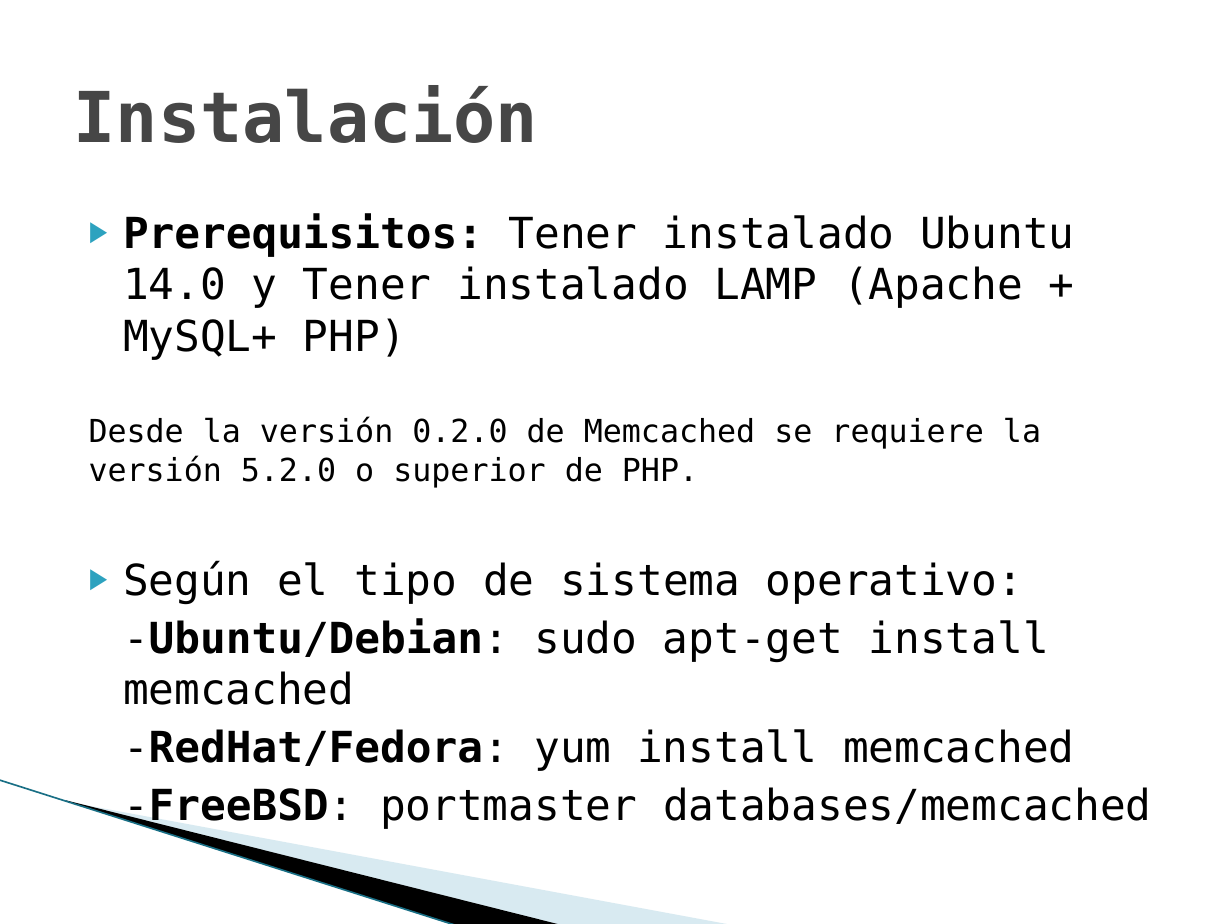
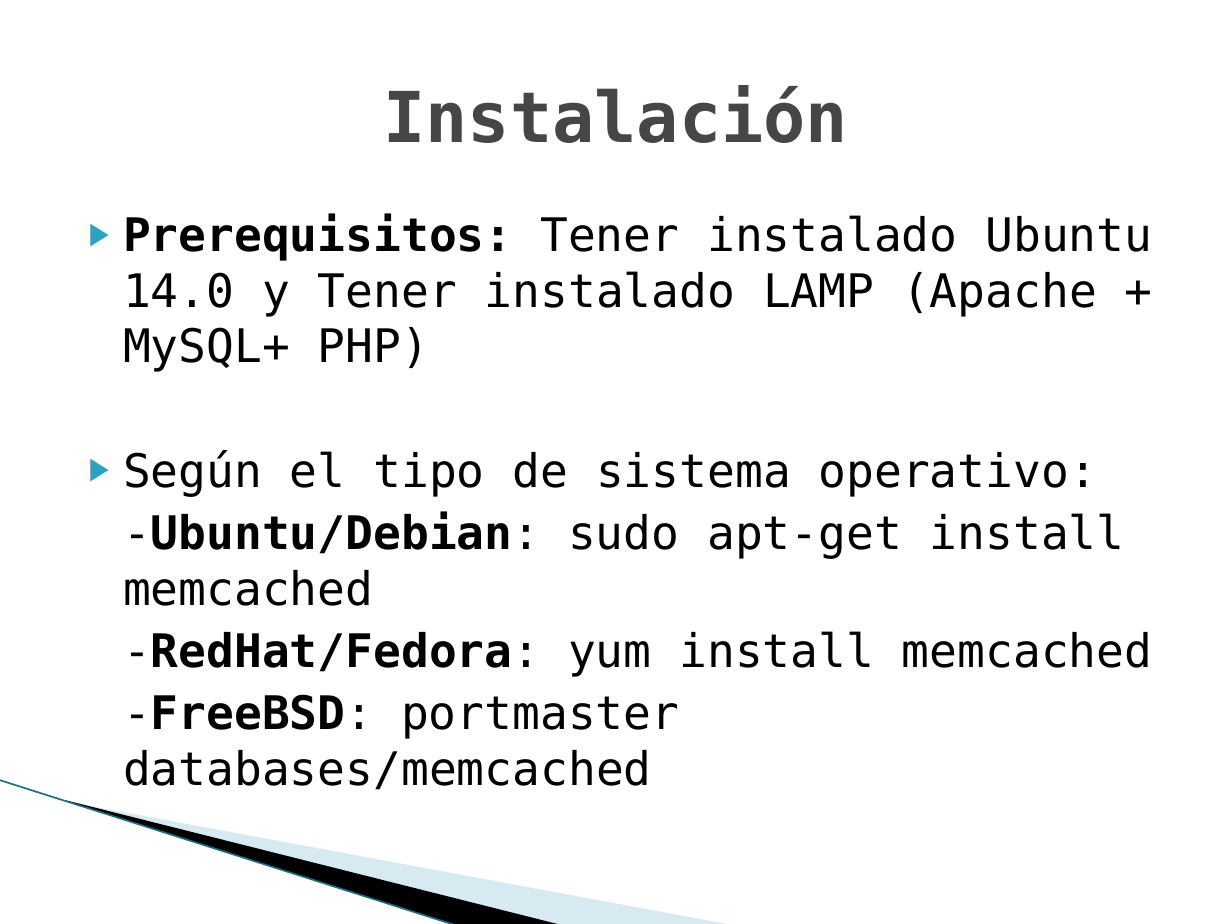
Before and after one commit to MariaOrgaz/swap1415, a slide deck: slide 12 of trabajo/transparencias.pptx (slide 13 before the commit). Drawn at 1232x924 pixels with LibreOffice and Linux fonts; fonts in the diff are those of the drawing; background and template pictures are left out. Boxes give left, top, right and bottom in pixels: in the first picture for what was removed or moved away, otherwise in the second. Text is boxed around its words. In the diff, an @@ line names an element or a change of style, - is before the commit and + after.

Commit message:
trabajo memcached

```diff
--- a/trabajo/transparencias.pptx
+++ b/trabajo/transparencias.pptx
@@ title "Instalación" at box(383, 85, 847, 143): alignment left to centre @@
@@ text "Prerequisitos: Tener instalado Ubuntu 14.0 ..." at box(123, 214, 1152, 790): size 25 to 27 pt @@
@@ text at box(89, 417, 1041, 488): paragraph removed @@
-Desde la versión 0.2.0 de Memcached se requiere la versión 5.2.0 o superior de PHP.
```
Also in this commit, not shown: 10 other slides changed, 1 slide added, 1 slide removed, 2 other files.
